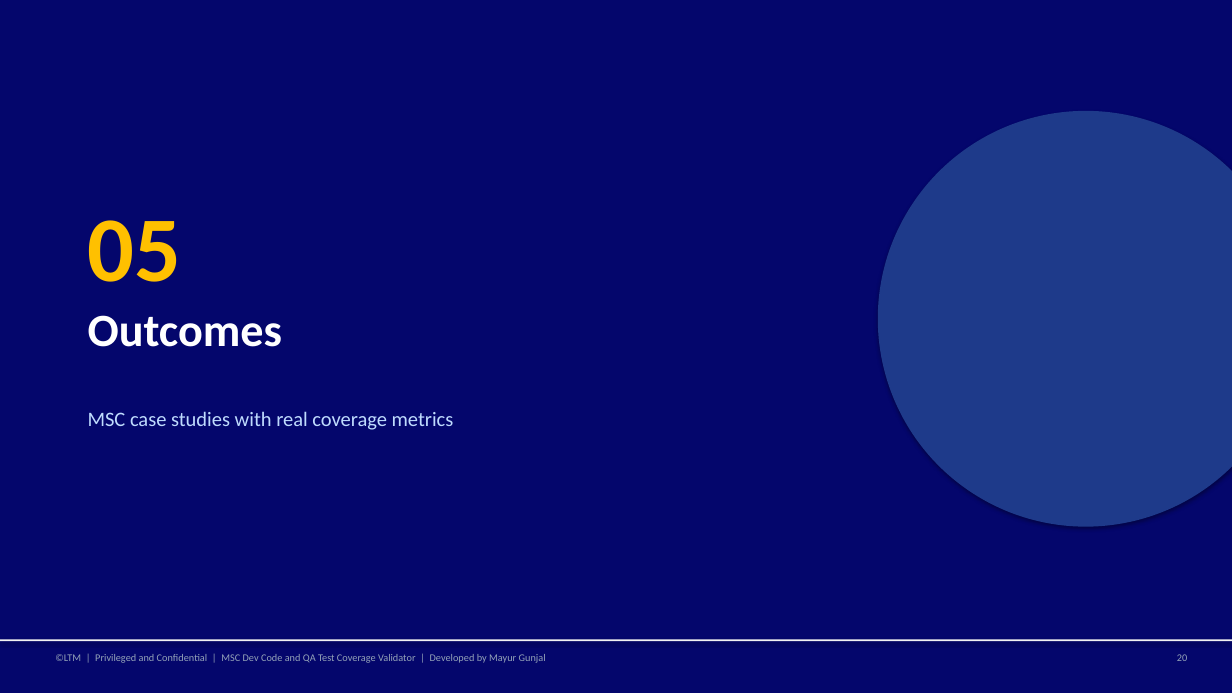
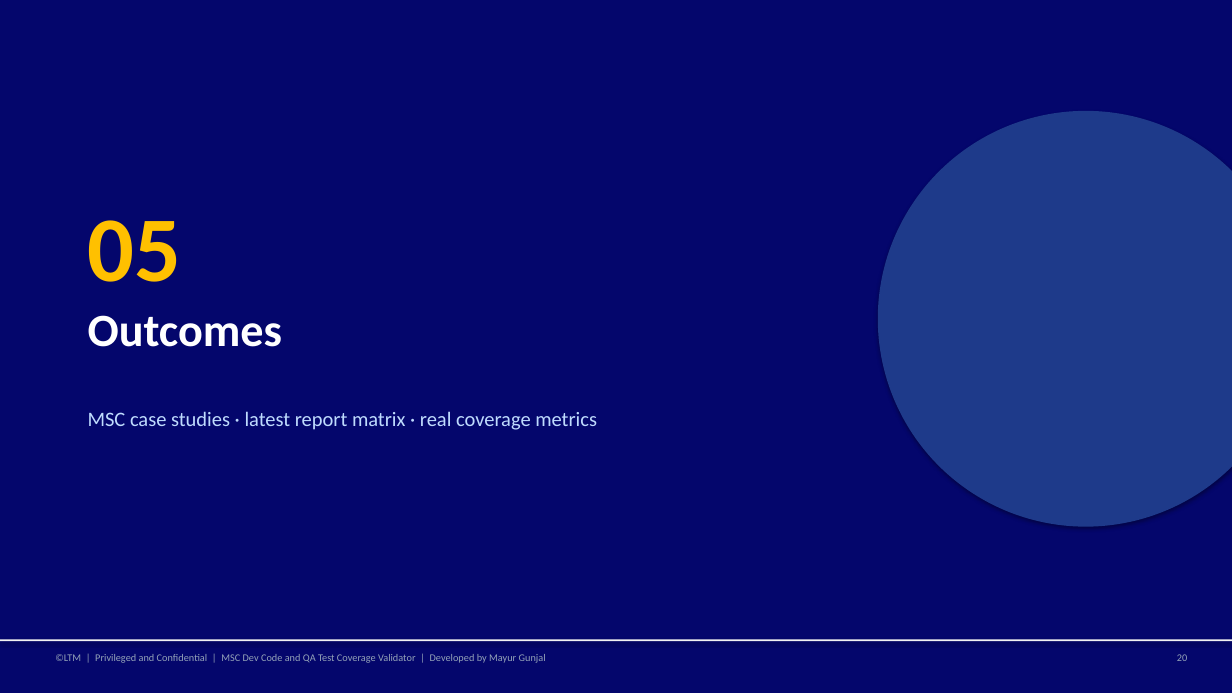
Before and after one commit to mgunjal11/pegasus-qa-agents-lab-copy, a slide deck: slide 21 of docs/MSC-Dev-Code-and-QA-Test-Coverage-Validator-Guide.pptx. Drawn at 1232x693 pixels with LibreOffice and Linux fonts; fonts in the diff are those of the drawing. Boxes give left, top, right and bottom in pixels: in the first picture for what was removed or moved away, otherwise in the second. Text is boxed around its words. In the diff, an @@ line names an element or a change of style, - is before the commit and + after.

```diff
--- a/docs/MSC-Dev-Code-and-QA-Test-Coverage-Validator-Guide.pptx
+++ b/docs/MSC-Dev-Code-and-QA-Test-Coverage-Validator-Guide.pptx
@@ text at (88,411,597,430): text changed @@
-MSC case studies with real coverage metrics
+MSC case studies · latest report matrix · real coverage metrics
```
Also in this commit, not shown: 8 other slides changed, 1 slide added, 1 other file.
